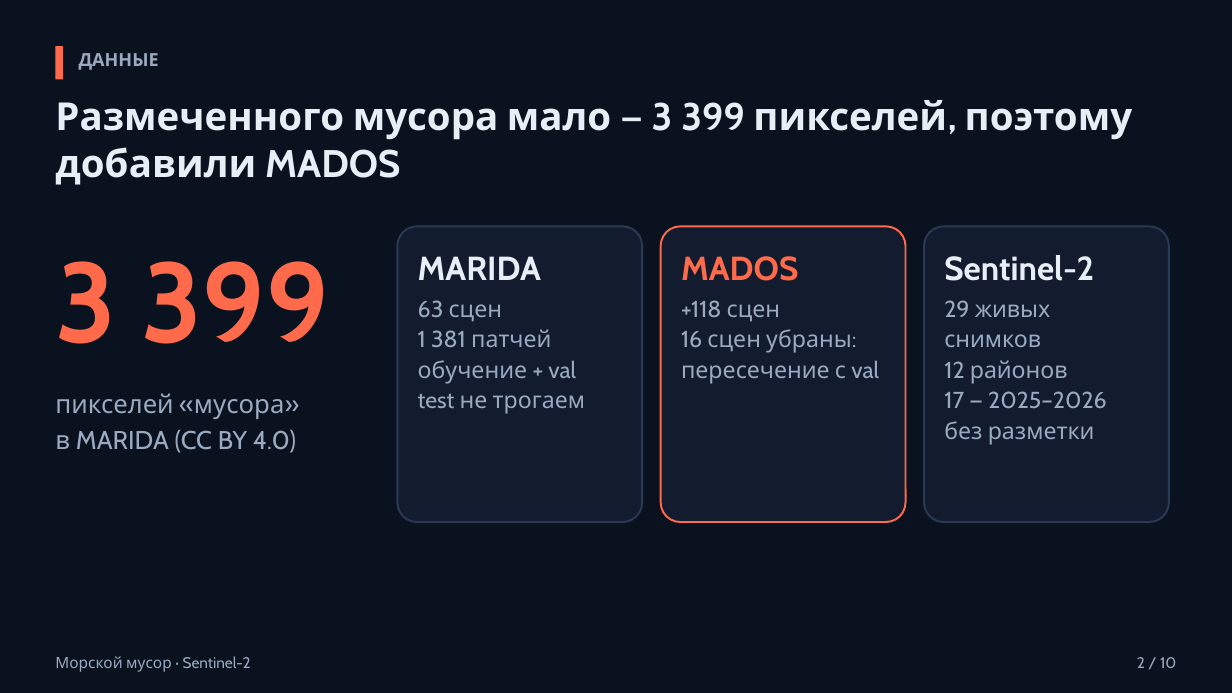
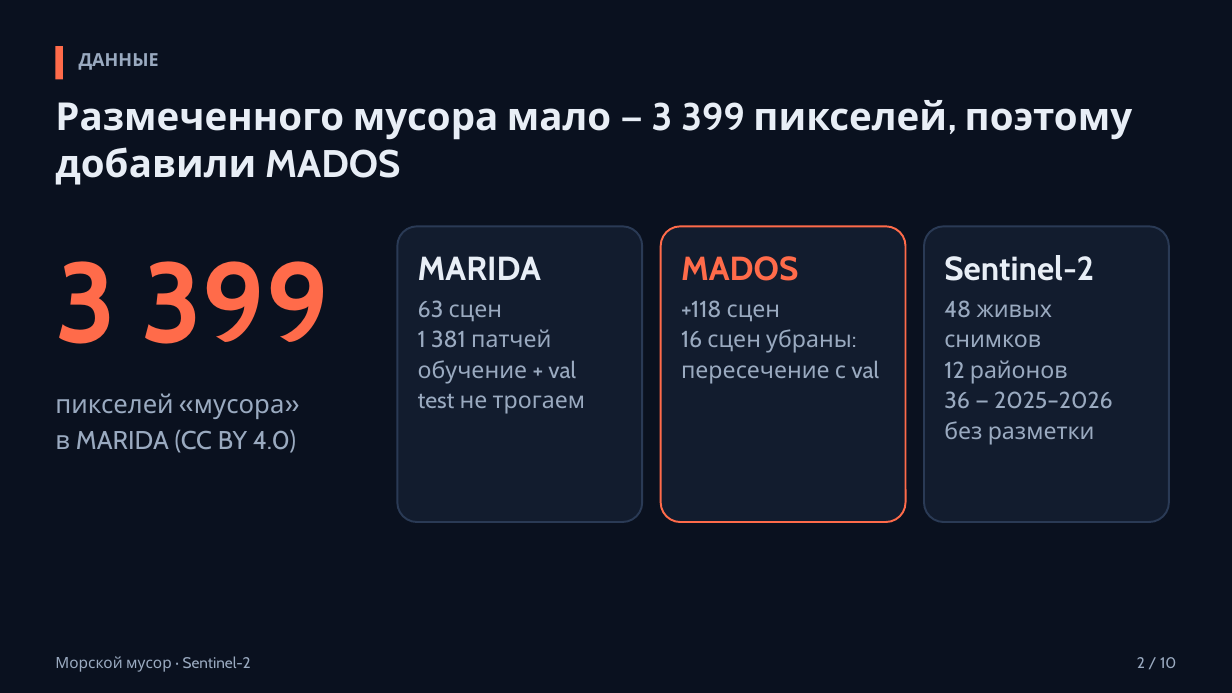
Before and after one commit to azama2t/final-cosmohack, a slide deck: slide 2 of reports/deck.pptx. Drawn at 1232x693 pixels with LibreOffice and Linux fonts; fonts in the diff are those of the drawing. Boxes give left, top, right and bottom in pixels: in the first picture for what was removed or moved away, otherwise in the second. Text is boxed around its words. In the diff, an @@ line names an element or a change of style, - is before the commit and + after.

```diff
--- a/reports/deck.pptx
+++ b/reports/deck.pptx
@@ text at [944, 300, 1053, 347]: text changed @@
-29 живых снимков
+48 живых снимков
@@ text at [944, 391, 1113, 409]: text changed @@
-17 — 2025–2026
+36 — 2025–2026
```
Also in this commit, not shown: 5 other slides changed, 28 other files.
